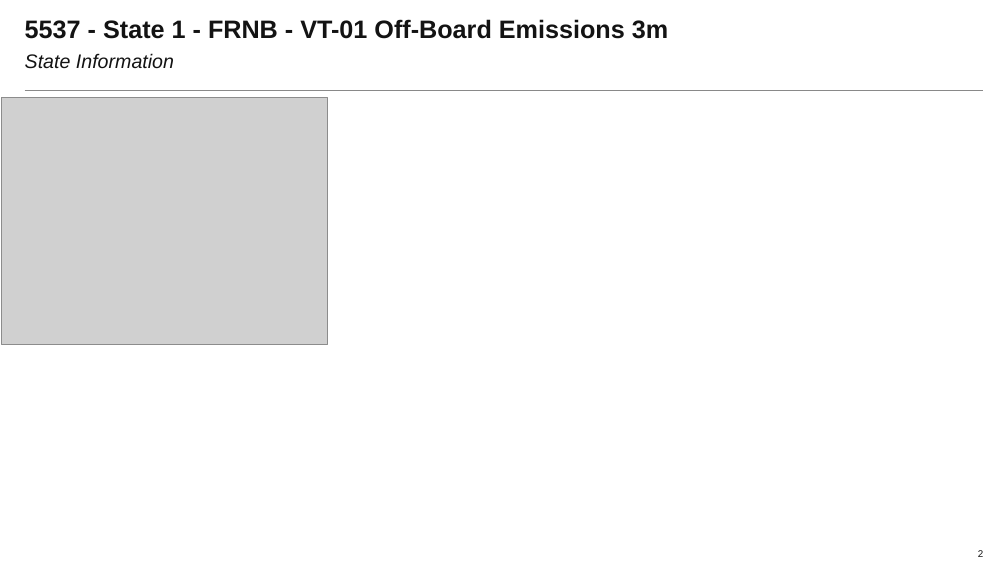
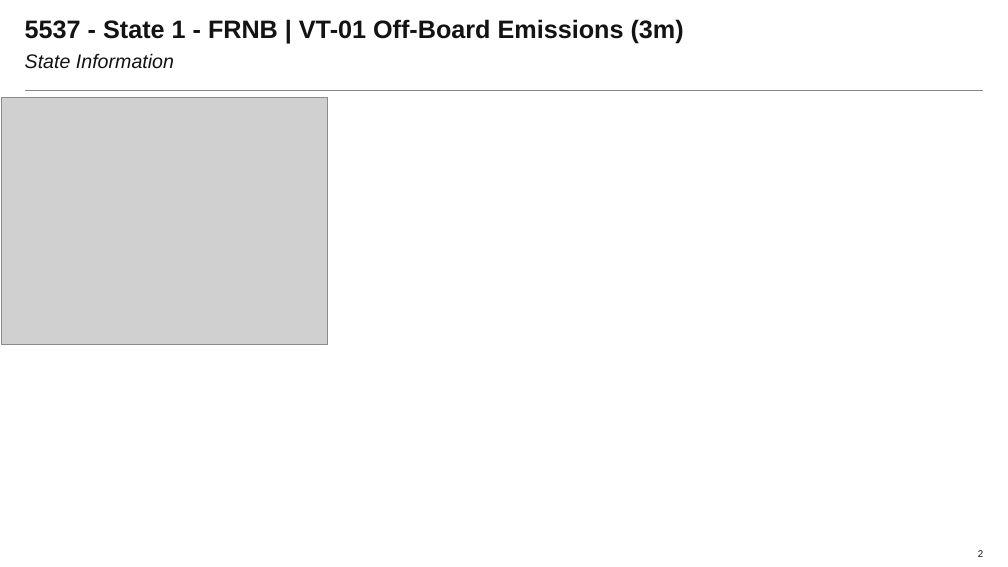
Before and after one commit to Laurapaws/graphGrabber, a slide deck: slide 2 of newDeck.pptx. Drawn at 1008x567 pixels with LibreOffice and Linux fonts; fonts in the diff are those of the drawing; grey boxes stand for pictures; background and template pictures are left out. Boxes give left, top, right and bottom in pixels: in the first picture for what was removed or moved away, otherwise in the second. Text is boxed around its words. In the diff, an @@ line names an element or a change of style, - is before the commit and + after.

```diff
--- a/newDeck.pptx
+++ b/newDeck.pptx
@@ title at (25,19,684,43): text changed @@
-5537 - State 1 - FRNB - VT-01 Off-Board Emissions 3m
+5537 - State 1 - FRNB | VT-01 Off-Board Emissions (3m)
```
Also in this commit, not shown: 3 other slides changed, 2 other files.
